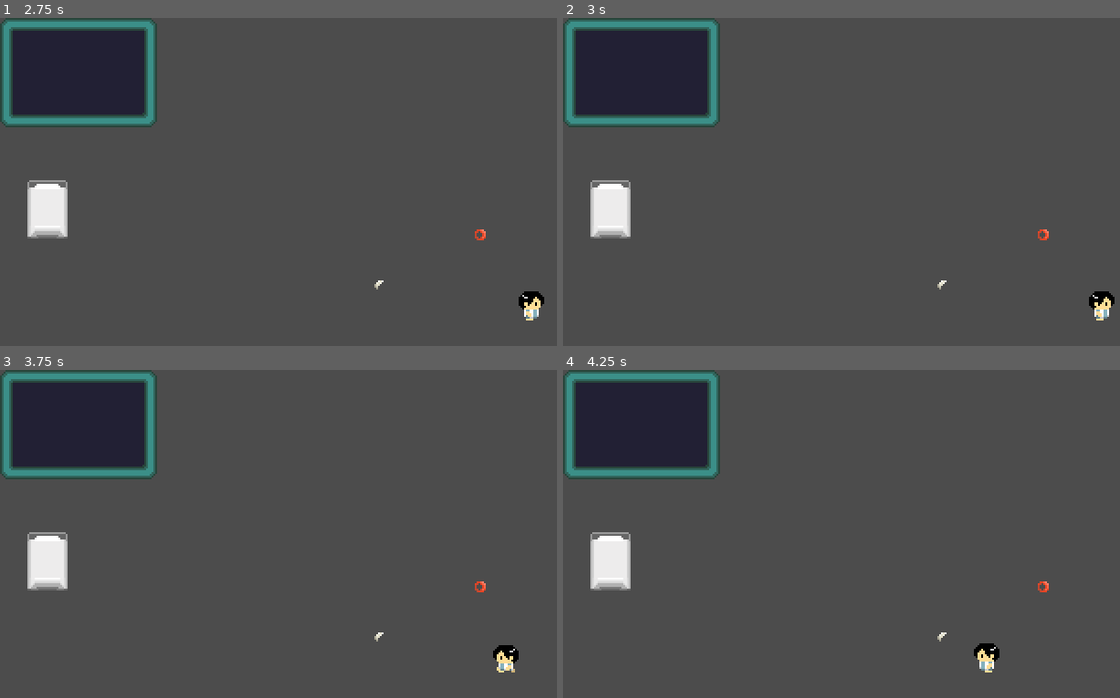
Above: before the commit, frames 1-4 (two rows, left to right).
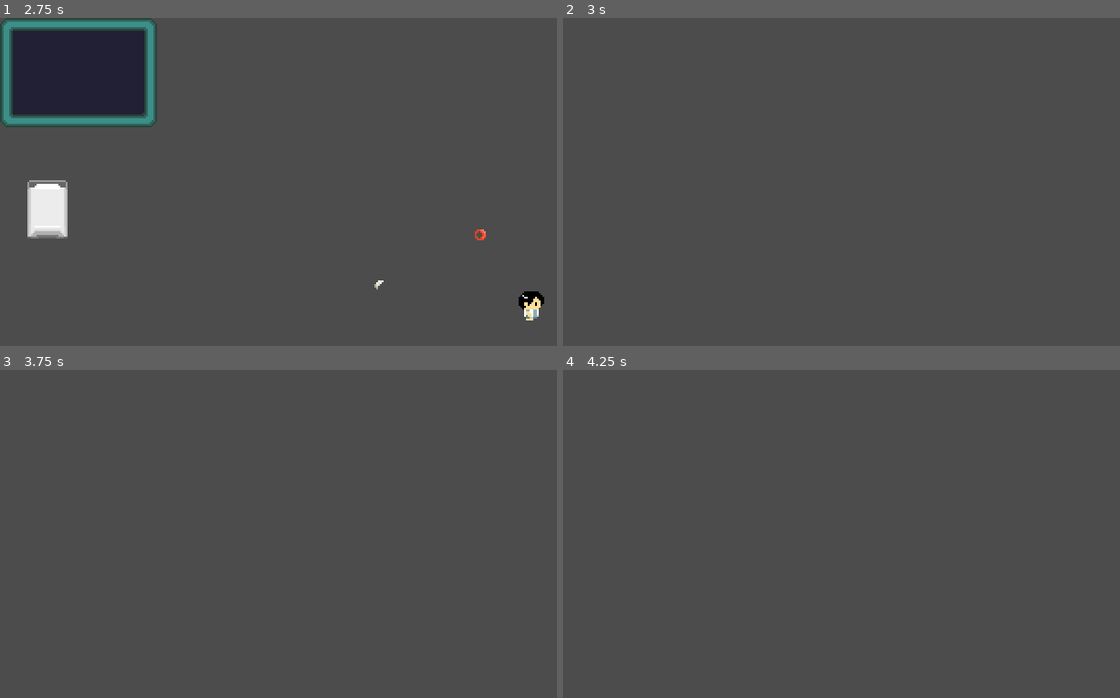
Above: after the commit, the same moments.

Repository: XanGrab/2022brackeyJammin
Game: Godot game, scene res://scenes/test scene/Jess's test.tscn
The game is run twice, just before and just after one commit, with the same random seed, the same clock (stepped at 60 frames per second) and the same inputs. The engine's default icon, where the game draws it, is replaced by a stand-in: a white triangle on a blue panel in a dark square.
Inputs:
- Up to frame 1 (2.75 s): tap Enter at 0.5 s; hold Right (playermove_right) 0.53-1.28 s; hold Space (dialogue_advance) 0.53-1.28 s; hold S (playermove_down) 1.28-2.03 s; tap Z (interact_select) at 1.35 s; hold Right (playermove_right) from 2.03 s (still down); hold 2 from 2.03 s (still down)
- Up to frame 2 (3 s): release Right (playermove_right) at 2.78 s; release 2 at 2.78 s; hold R (wake_up) from 2.78 s (still down); tap Space (dialogue_advance) at 2.85 s
- Up to frame 3 (3.75 s): tap Space (dialogue_advance) at 3.5 s; release R (wake_up) at 3.53 s; hold A (playermove_left) from 3.53 s (still down); hold Z (interact_select) from 3.53 s (still down)
- Up to frame 4 (4.25 s): keep holding A (playermove_left); keep holding Z (interact_select)

Frame 1 is identical in both runs. In frame 2, 11% of the frame differs, in the area x 0-100%, y 0-93%; in frame 3, 11%; in frame 4, 11%.
Error after the commit: Attempt to call function 'instance' in base 'null instance' on a null instance. (res://scripts/game_manager.gd:36)

Commit message:
basic implementation of key mechanic done

Diff:
--- /dev/null
+++ b/scenes/modular scenes/Door.gd
@@ -0,0 +1,22 @@
+extends Node2D
+
+export(String, FILE) var move_to
+
+# Declare member variables here. Examples:
+# var a = 2
+# var b = "text"
+var key = GameManager.Item.KEY
+
+# Called when the node enters the scene tree for the first time.
+func _ready():
+    pass # Replace with function body.
+
+
+# Called every frame. 'delta' is the elapsed time since the previous frame.
+#func _process(delta):
+#    pass
+
+
+func _on_Area2D_body_entered(body):
+    if GameManager.inventory_flags[key]:
+        GameManager.goto_scene(move_to)
--- /dev/null
+++ b/scenes/modular scenes/Door.tscn
@@ -0,0 +1,22 @@
+[gd_scene load_steps=4 format=2]
+
+[ext_resource path="res://icon.png" type="Texture" id=1]
+[ext_resource path="res://scenes/modular scenes/Door.gd" type="Script" id=2]
+
+[sub_resource type="RectangleShape2D" id=1]
+extents = Vector2( 12, 13 )
+
+[node name="Door" type="Node2D"]
+script = ExtResource( 2 )
+
+[node name="Sprite" type="Sprite" parent="."]
+scale = Vector2( 0.546875, 0.546875 )
+texture = ExtResource( 1 )
+
+[node name="Area2D" type="Area2D" parent="."]
+
+[node name="CollisionShape2D" type="CollisionShape2D" parent="Area2D"]
+position = Vector2( -1, 0 )
+shape = SubResource( 1 )
+
+[connection signal="body_entered" from="Area2D" to="." method="_on_Area2D_body_entered"]
--- a/scenes/test scene/Dream.tscn
+++ b/scenes/test scene/Dream.tscn
@@ -1,7 +1,8 @@
-[gd_scene load_steps=4 format=2]
+[gd_scene load_steps=5 format=2]
 
 [ext_resource path="res://scenes/modular scenes/Player.tscn" type="PackedScene" id=1]
 [ext_resource path="res://scripts/Dream.gd" type="Script" id=2]
+[ext_resource path="res://scenes/modular scenes/Door.tscn" type="PackedScene" id=3]
 [ext_resource path="res://scenes/test scene/Inventory.tscn" type="PackedScene" id=7]
 
 [node name="Node2D" type="Node2D"]
@@ -12,6 +13,11 @@
 current = true
 
 [node name="Player" parent="." instance=ExtResource( 1 )]
+move_to = "res://scenes/test scene/Jess's test.tscn"
+
+[node name="Door" parent="." instance=ExtResource( 3 )]
+position = Vector2( 135, 3 )
+move_to = "res://scenes/test scene/TestLevel.tscn"
 
 [node name="CanvasLayer" type="CanvasLayer" parent="."]
 
--- /dev/null
+++ b/scenes/test scene/TestLevel.tscn
@@ -0,0 +1,18 @@
+[gd_scene load_steps=2 format=2]
+
+[ext_resource path="res://scenes/modular scenes/Player.tscn" type="PackedScene" id=1]
+
+[node name="TestLevel" type="Node2D"]
+
+[node name="Player" parent="." instance=ExtResource( 1 )]
+move_to = "res://scenes/test scene/Jess's test.tscn"
+
+[node name="Label" type="Label" parent="."]
+margin_left = 57.0
+margin_top = 20.0
+margin_right = 245.0
+margin_bottom = 57.0
+text = "This is a test level lol"
+__meta__ = {
+"_edit_use_anchors_": false
+}
--- a/scripts/game_manager.gd
+++ b/scripts/game_manager.gd
@@ -32,6 +32,7 @@
     var s = ResourceLoader.load(path)
 
     # Instance the new scene.
+    #if it crashes you forgot to set .tscn for move_to export var
     current_scene = s.instance()
 
     # Add it to the active scene, as child of root.
--- a/scripts/player/player_movement.gd
+++ b/scripts/player/player_movement.gd
@@ -7,6 +7,9 @@
 const RAYCAST_LENGTH = 4
 const RAYCAST_LEEWAY = 1
 const SQUEEZE_SPEED = 40
+
+#Make sure move_to is set to a .tscn!!
+export(String, FILE) var move_to
 
 onready var shapeNode : CollisionShape2D = $"CollisionShape2D"
 onready var interactor : RayCast2D = $"InteractRay"
@@ -52,6 +55,11 @@
         PlayerState.SCENETRANSITION:
             move()
     emit_signal("on_move", _player_state_machine, direction)
+    #if 'R' pressed, return to real world
+    if Input.is_action_just_pressed("wake_up"):
+        #if it crashes here, you forgot to set a .tscn in the export var
+        GameManager.goto_scene(move_to)
+
 func _input(event):
     match _player_state_machine:
         PlayerState.IDLE:
